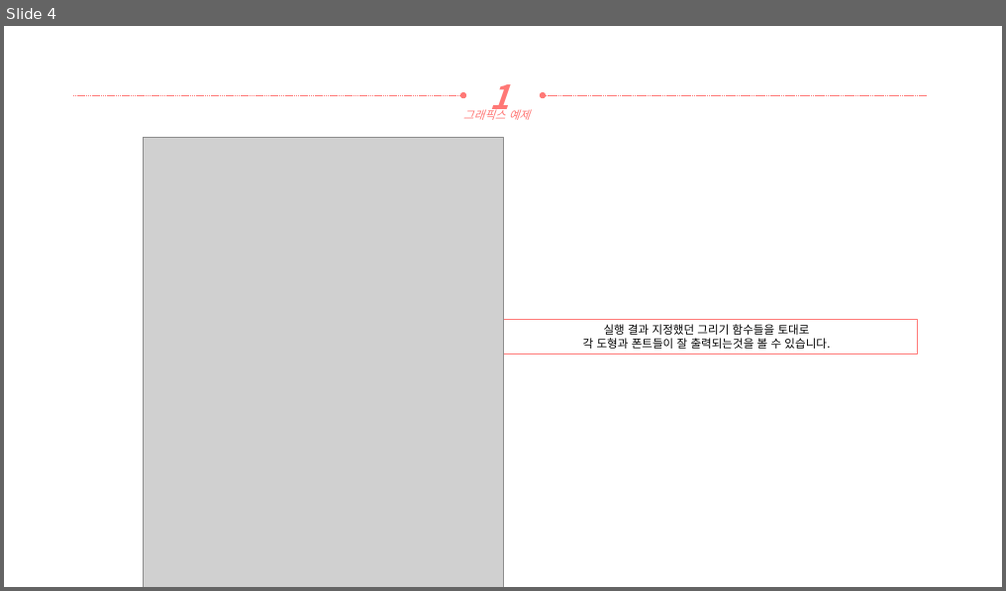
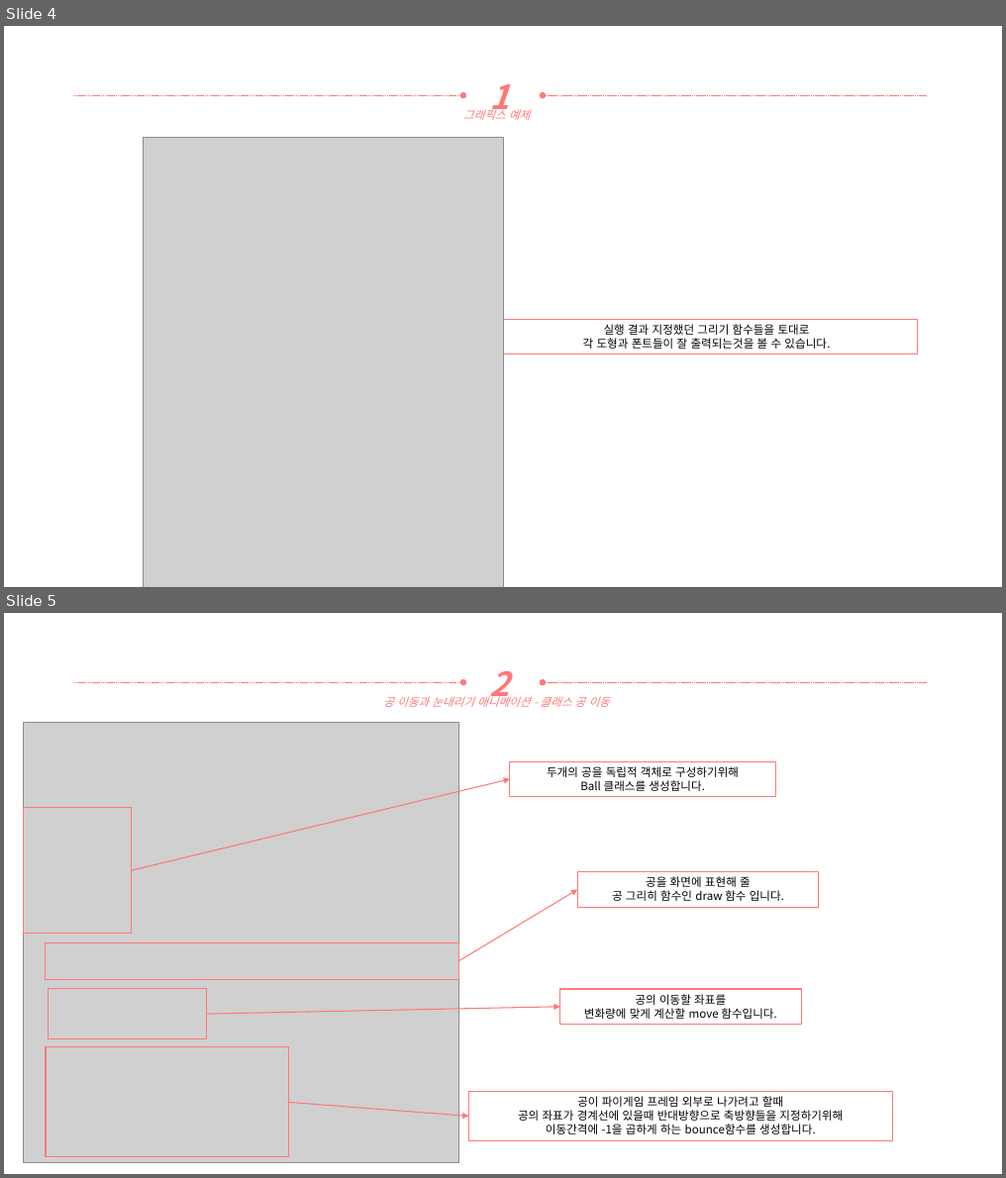
Before and after one commit to yooatom2200/Programing_Base_2, a slide deck: 12장/20164091-송희령-12장 과제.pptx. Shown one above the other, each under a label of ours: slide 4 before the commit, slides 4 and 5 after it. The pictures are 1006x591 and 1006x1178 pixels, drawn with LibreOffice and Linux fonts; fonts in the diff are those of the drawing; grey boxes stand for pictures. Boxes give left, top, right and bottom in pixels: in the first picture for what was removed or moved away, otherwise in the second. Text is boxed around its words. In the diff, an @@ line names an element or a change of style, - is before the commit and + after.

```diff
--- a/12장/20164091-송희령-12장 과제.pptx
+++ b/12장/20164091-송희령-12장 과제.pptx
@@ slide 5 added at (4, 613, 1002, 1174), background #FFFFFF @@
@@ text added at (490, 671, 510, 706), 32 pt, text #FF7876, bold, italic @@
+2
@@ arrow added from (73, 682) to (463, 682), #FF7876 0.5 pt dashed @@
@@ text added at (383, 694, 610, 707), 11 pt, text #FF7876, italic @@
+공 이동과 눈내리기 애니메이션 - 클래스 공 이동
@@ arrow added from (927, 682) to (543, 682), #FF7876 0.5 pt dashed @@
@@ picture added at (24, 723, 458, 1163) @@
@@ arrow added from (132, 870) to (510, 779), #FF7876 1 pt @@
@@ rectangle added at (510, 761, 776, 797), outline #FF7876 1 pt, 11 pt, text #000000 @@
+두개의 공을 독립적 객체로 구성하기위해
+Ball 클래스를 생성합니다.
@@ rectangle added at (24, 808, 132, 934), outline #FF7876 1 pt @@
@@ rectangle added at (577, 872, 819, 907), outline #FF7876 1 pt, 11 pt, text #000000 @@
+공을 화면에 표현해 줄
+공 그리히 함수인 draw 함수 입니다.
@@ arrow added from (458, 961) to (577, 890), #FF7876 1 pt @@
@@ rectangle added at (46, 943, 459, 980), outline #FF7876 1 pt @@
@@ rectangle added at (49, 989, 207, 1039), outline #FF7876 1 pt @@
@@ rectangle added at (560, 989, 801, 1025), outline #FF7876 1 pt, 11 pt, text #000000 @@
+공의 이동할 좌표를
+변화량에 맞게 계산할 move 함수입니다.
@@ arrow added from (207, 1014) to (560, 1007), #FF7876 1 pt @@
@@ rectangle added at (46, 1048, 289, 1158), outline #FF7876 1 pt @@
@@ arrow added from (289, 1103) to (469, 1116), #FF7876 1 pt @@
@@ rectangle added at (469, 1092, 893, 1142), outline #FF7876 1 pt, 11 pt, text #000000 @@
+공이 파이게임 프레임 외부로 나가려고 할때
+공의 좌표가 경계선에 있을때 반대방향으로 축방향들을 지정하기위해
+이동간격에 -1을 곱하게 하는 bounce함수를 생성합니다.
```
Also in this commit, not shown: 4 other slides added, 1 other file.
